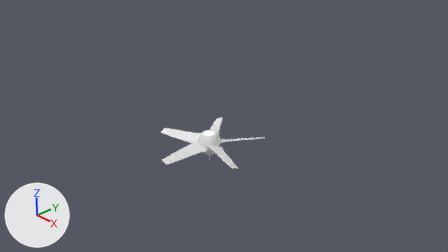
The Blender file bachelor/Assets/Prefabs/ceiling fan.blend, before and after one commit.
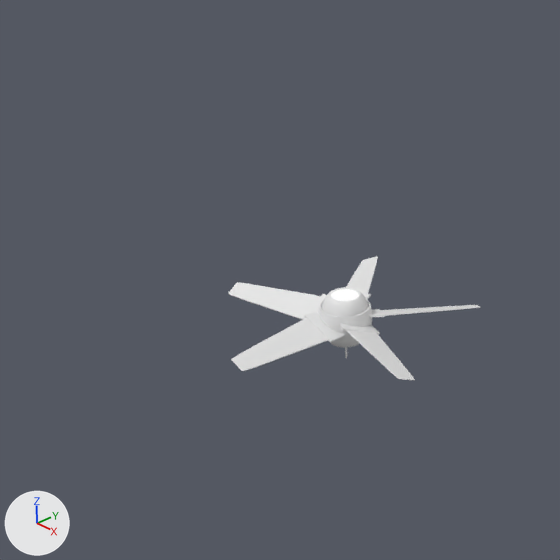
Old and new are each drawn from the file's camera 'Camera' and again close up on the part from 15% to 67% of the width and 4% to 96% of the height. The axes (+X, +Y, +Z) are drawn at lower left. The lights are the same throughout.

Before the edit, the objects in view are built like this:
```python
me_cube_011 = bpy.data.meshes.new('Cube.011')
me_cube_011.from_pydata(...)  # 1370 vertices, 1240 faces; spans x -1.26..1.27, y -1.3..1.11, z -0.06..0.09
me_cylinder = bpy.data.meshes.new('Cylinder')
me_cylinder.from_pydata(...)  # 850 vertices, 802 faces; spans x -1.63..1.63, y -1.63..1.63, z -1.27..0.71
me_cylinder_001 = bpy.data.meshes.new('Cylinder.001')
me_cylinder_001.from_pydata(...)  # 950 vertices, 950 faces; spans x -1.84..1.84, y -1.84..1.84, z -0.4..0.4
ob_fan = bpy.data.objects.new('Fan', me_cylinder_001)
ob_fan.location = (0.0, 0.0, 0.0)
ob_fan.scale = (0.141, 0.141, 0.329)
_m = ob_fan.modifiers.new('Subsurf', 'SUBSURF')
_m.levels = 2
ob_fan_blades_004 = bpy.data.objects.new('Fan Blades.004', me_cube_011)
ob_fan_blades_004.location = (0.0, 0.0, 0.0)
_m = ob_fan_blades_004.modifiers.new('Subsurf', 'SUBSURF')
_m.levels = 2
ob_fan_body = bpy.data.objects.new('Fan Body', me_cylinder)
ob_fan_body.location = (0.0, 0.0, 0.0)
ob_fan_body.scale = (0.15, 0.15, 0.35)
_m = ob_fan_body.modifiers.new('Subsurf', 'SUBSURF')
_m.levels = 2
```
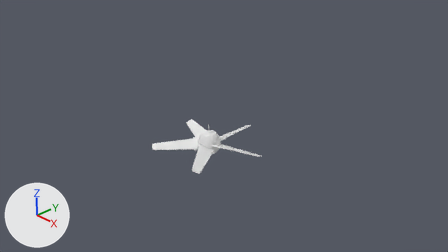
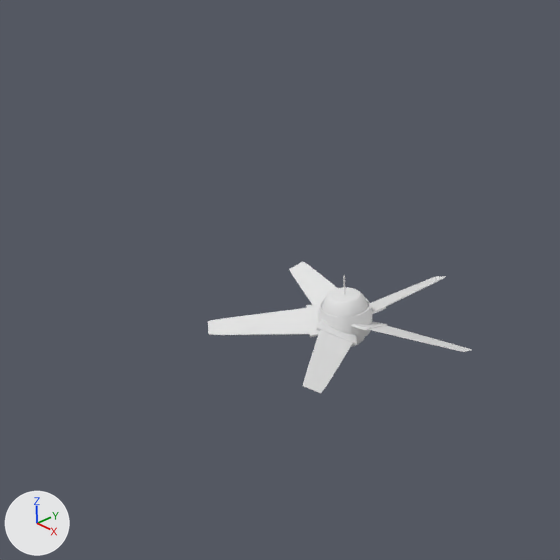
Where the newer file only moved an object's origin or applied its transform, the numbers keep the older frame.

Edits to the bpy script that builds the scene:
```text
Change me_cylinder_001:
    used by ob_fan; location = (0.0, 0.0, 0.0); scale = (0.141, 0.141, 0.329)
    remove me_cylinder_001.from_pydata(...)  # 950 vertices, 950 faces; spans x -1.84..1.84, y -1.84..1.84, z -0.4..0.4
    add me_cylinder_001.from_pydata(...)  # 2320 vertices, 2190 faces; spans x -8.91..8.95, y -9.21..7.86, z -0.4..0.4
    me_cylinder_001 part 1: 1370 vertices added at x -8.91..8.95, y -9.21..7.86, z -0.19..0.29
Remove ob_fan_blades_004:
    ob_fan_blades_004 = bpy.data.objects.new('Fan Blades.004', me_cube_011)
    ob_fan_blades_004.location = (0.0, 0.0, 0.0)
    _m = ob_fan_blades_004.modifiers.new('Subsurf', 'SUBSURF')
    _m.levels = 2
Change ob_fan:
    ob_fan.rotation_euler: (0.0, 0.0, 0.0) -> (3.142, 0.0, 0.0)  # degrees (0, 0, 0) -> degrees (180, 0, 0)
Change ob_fan_body:
    ob_fan_body.rotation_euler: (0.0, 0.0, 0.0) -> (3.142, 0.0, 0.0)  # degrees (0, 0, 0) -> degrees (180, 0, 0)
```

Where the change shows, as pixel boxes [x1, y1, x2, y2] in the close-ups (560 x 560 px):
'Fan', reshaped, turned
    before: [318, 299, 372, 342]
    after: [208, 262, 472, 393]
'Fan Blades.004', deleted
    before: [228, 256, 480, 381]
'Fan Body', turned
    before: [321, 287, 369, 358]
    after: [321, 275, 369, 347]
part 1 of me_cylinder_001, added
    after: [208, 262, 472, 393]
